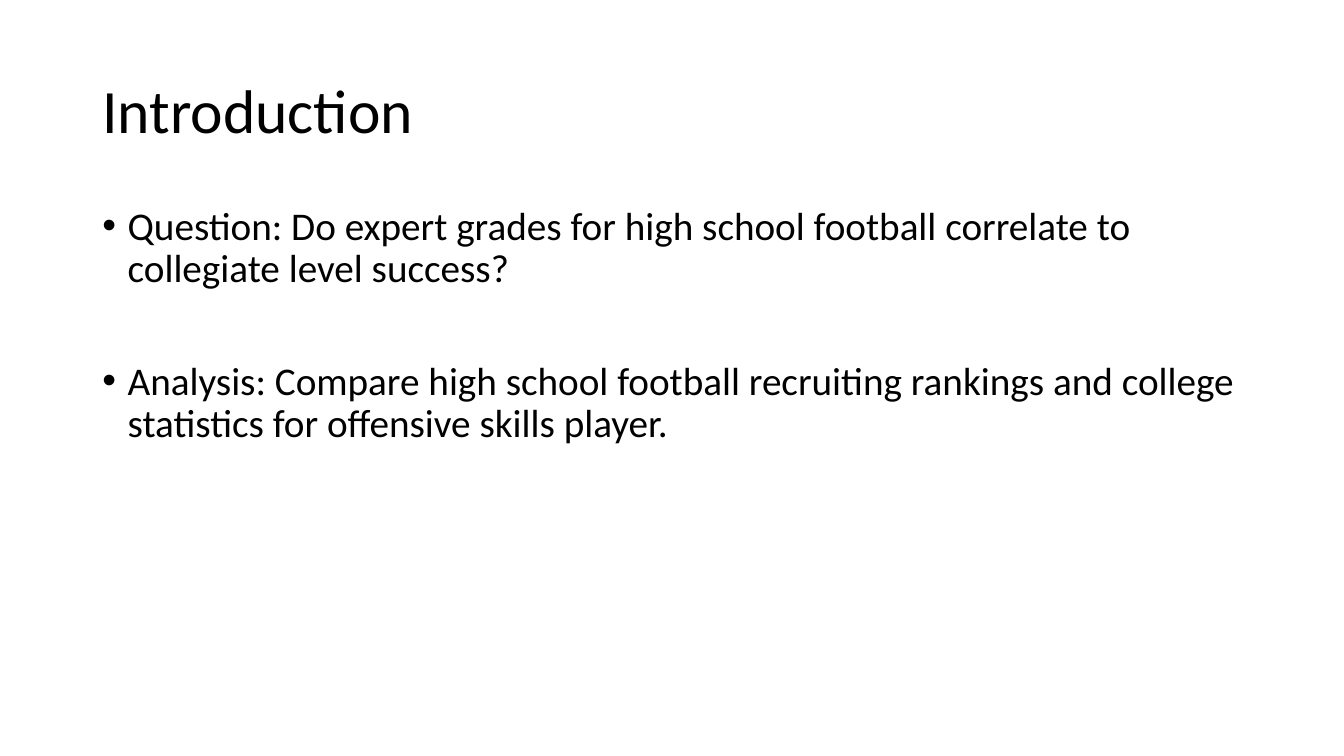
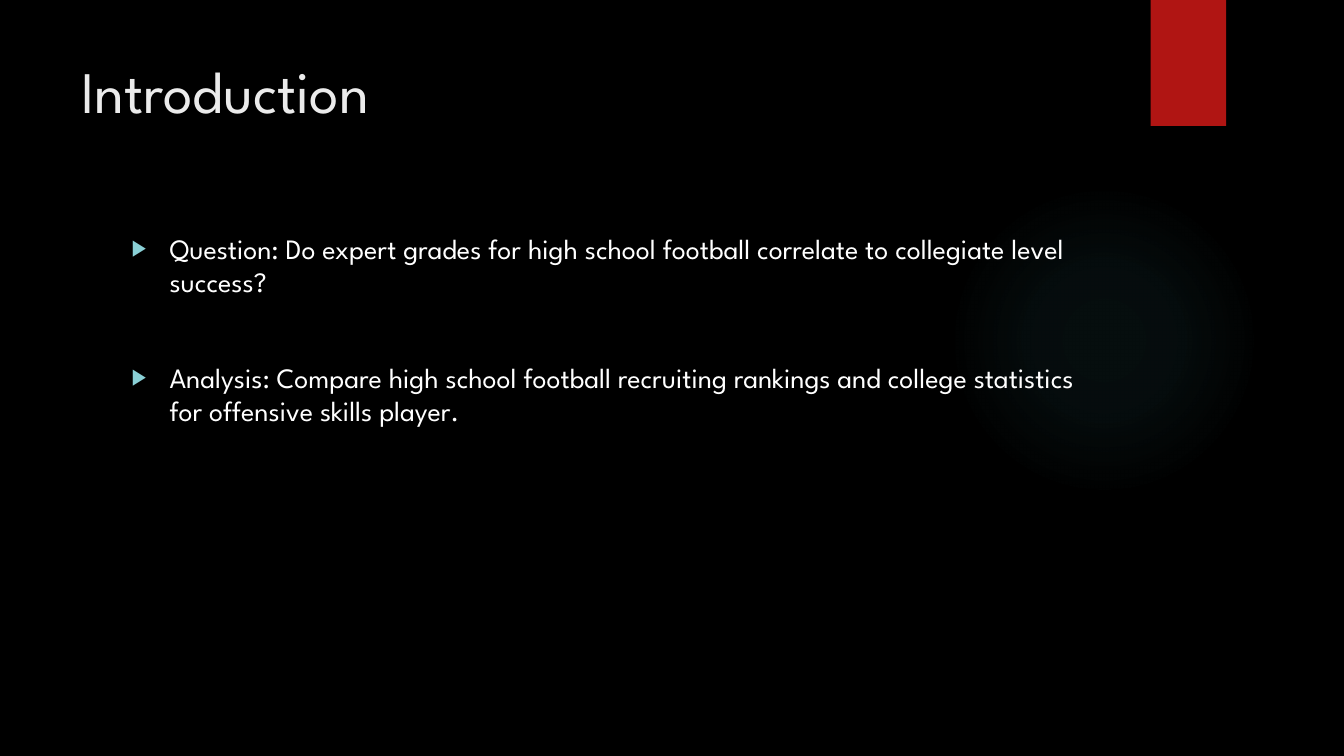
Before and after one commit to dgsorensen/GroupProject, a slide deck: slide 2 of Documentation/Group Presentation.pptx. Drawn at 1344x756 pixels with LibreOffice and Linux fonts; fonts in the diff are those of the drawing; background and template pictures are left out. Boxes give left, top, right and bottom in pixels: in the first picture for what was removed or moved away, otherwise in the second. Text is boxed around its words. In the diff, an @@ line names an element or a change of style, - is before the commit and + after.

```diff
--- a/Documentation/Group Presentation.pptx
+++ b/Documentation/Group Presentation.pptx
@@ background #FFFFFF to picture (left out) @@
@@ rectangle added at box(1150, 0, 1226, 126), fill #B01513 @@
@@ title "Introduction": place and size @@
-title "Introduction" at box(102, 90, 413, 134)
+title "Introduction" at box(81, 72, 368, 114)
@@ title "Introduction" at box(81, 72, 368, 114): size 44 to 42 pt, font Calibri to League Spartan, text colour #000000 to #EBEBEB; line spacing 0.9 to 1; vertical alignment middle to top @@
@@ ellipse added at box(949, 185, 1259, 495), fill gradient #50B9C1 @@
@@ text "Question: Do expert grades for ...": place and size @@
-text "Question: Do expert grades for ..." at box(128, 212, 1234, 444)
+text "Question: Do expert grades for ..." at box(170, 239, 1074, 427)
@@ text "Question: Do expert grades for ..." at box(170, 239, 1074, 427): size 28 to 20 pt, font Calibri to League Spartan, text colour #000000 to #FFFFFF; bullet • to ▶; line spacing 0.9 to 1 @@
```
Also in this commit, not shown: 10 other slides changed.
